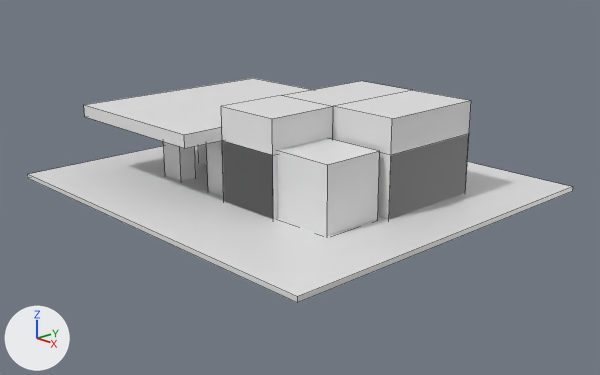
Before and after pictures for a commit that changed the Blender file Designs/Blender Models/quote-banner.blend.
Both versions are drawn from a camera (50 mm lens) standing at (18.77, -17.37, 7.97) and looking at (0.54, -0.21, 0.07). Lighting does not change. The marker at lower left points along +X, +Y and +Z. Mesh edges are drawn as thin lines.

Objects in the first picture: 'Base', 'Bld-1', 'Cube'.
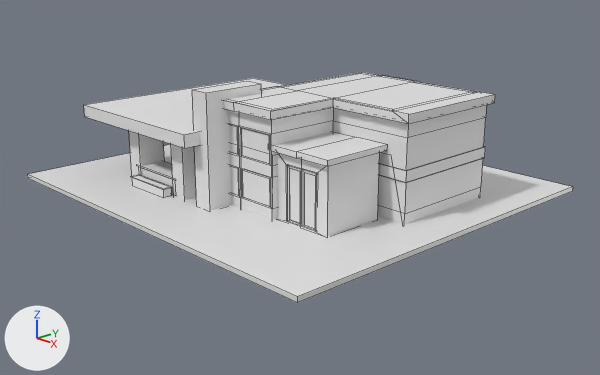
Commit message: Updated Base model for Quote banner blender model ✅

What differs and where, as boxes (x1, y1, x2, y2) in the pictures (600 x 375 px; the box of a moved part takes in the faces that stretch with it):
'Bld-1', reshaped (21% wider)
    before: (221, 81, 471, 236)
    after: (192, 72, 495, 236)
'Cube', reshaped
    before: (84, 78, 311, 196)
    after: (84, 78, 286, 200)
part 1 of me_cube_001, added
    after: (192, 81, 262, 210)
part 2 of me_cube_001, built on
    before: (221, 90, 471, 220)
    after: (223, 72, 495, 236)
part 3 of me_cube_002, added
    after: (141, 161, 173, 194)
part 4 of me_cube_002, added
    after: (131, 174, 173, 198)
part 5 of me_cube_002, moved or reshaped
    before: (206, 141, 224, 196)
    after: (171, 144, 196, 200)
part 6 of me_cube_002, moved or reshaped
    before: (164, 142, 196, 181)
    after: (129, 131, 165, 176)

The change, as a diff of the scene's bpy script:
```diff
--- a/Designs/Blender Models/quote-banner.blend.py
+++ b/Designs/Blender Models/quote-banner.blend.py
@@ me_cube_001 @@
 # used by ob_bld_1; location = (2.36, 0.0, 1.0); scale = (2.21, 2.94, 1.0)
-me_cube_001.from_pydata(...)  # 32 vertices, 26 faces; spans x -1.0..1.0, y -1.0..1.0, z -1.0..2.01
+me_cube_001.from_pydata(...)  # 254 vertices, 246 faces; spans x -1.13..1.32, y -1.27..1.06, z -1.0..2.55
+# me_cube_001 part 1: a new loose piece, a box spanning x -1.13..-0.83, y -1.27..-0.59, z -0.9..2.55
+# me_cube_001 part 2: 4 vertices moved from x -1.0..1.0, y -1.0..1.0, z -1.0 to x -1.0..1.25, y -1.01..1.0, z -1.0; 4 vertices removed from x -1.0..1.0, y -1.0..1.0, z 2.01; 218 vertices added at x -1.05..1.32, y -1.07..1.06, z -1.0..2.28
@@ me_cube_002 @@
 # used by ob_cube; location = (-0.77, 1.0, 1.0); scale = (1.0, 1.94, 1.0)
 # verts and faces of me_cube_002; kept vertices keep their numbers, new ones are numbered from 32
 # before: 8 (-0.24, -1.88, -1.01), 9 (-0.24, -1.88, 0.99), 10 (-0.24, -1.58, -1.01), 11 (-0.24, -1.58, 0.99), 12 (0.65, -1.88, -1.01)
 # before: 13 (0.65, -1.88, 0.99), 14 (0.65, -1.58, -1.01), 15 (0.65, -1.58, 0.99)
 # before: 16 (-2.54, -1.88, -1.01), 17 (-2.54, -1.88, 0.99), 18 (-2.54, -1.58, -1.01), 19 (-2.54, -1.58, 0.99), 20 (-1.65, -1.88, -1.01)
 # before: 21 (-1.65, -1.88, 0.99), 22 (-1.65, -1.58, -1.01), 23 (-1.65, -1.58, 0.99)
-me_cube_002.from_pydata(...)  # 32 vertices, 24 faces; spans x -4.62..1.0, y -2.71..1.0, z -1.01..1.4
+me_cube_002.from_pydata(...)  # 80 vertices, 66 faces; spans x -4.62..1.0, y -2.71..1.0, z -1.01..1.4
+# me_cube_002 part 3: a new loose piece of 16 vertices spanning x -2.55..-0.4, y -2.42..-1.98, z -0.85..-0.29
+# me_cube_002 part 4: a new loose piece of 16 vertices spanning x -2.35..-0.51, y -2.61..-2.45, z -0.86..-0.56
+# me_cube_002 part 5
+verts[8] = (0.02, -2.43, -1.01)  # moved
+verts[9] = (0.02, -2.43, 0.99)  # moved
+verts[10] = (-0.56, -2.43, -1.01)  # moved
+verts[11] = (-0.56, -2.43, 0.99)  # moved
+verts[12] = (0.02, -1.97, -1.01)  # moved
+verts[13] = (0.02, -1.97, 0.99)  # moved
+verts[14] = (-0.56, -1.97, -1.01)  # moved
+verts[15] = (-0.56, -1.97, 0.99)  # moved
+# me_cube_002 part 6
+verts[16] = (-2.29, -2.43, -1.01)  # moved
+verts[17] = (-2.29, -2.43, 0.99)  # moved
+verts[18] = (-2.86, -2.43, -1.01)  # moved
+verts[19] = (-2.86, -2.43, 0.99)  # moved
+verts[20] = (-2.29, -1.97, -1.01)  # moved
+verts[21] = (-2.29, -1.97, 0.99)  # moved
+verts[22] = (-2.86, -1.97, -1.01)  # moved
+verts[23] = (-2.86, -1.97, 0.99)  # moved
```
